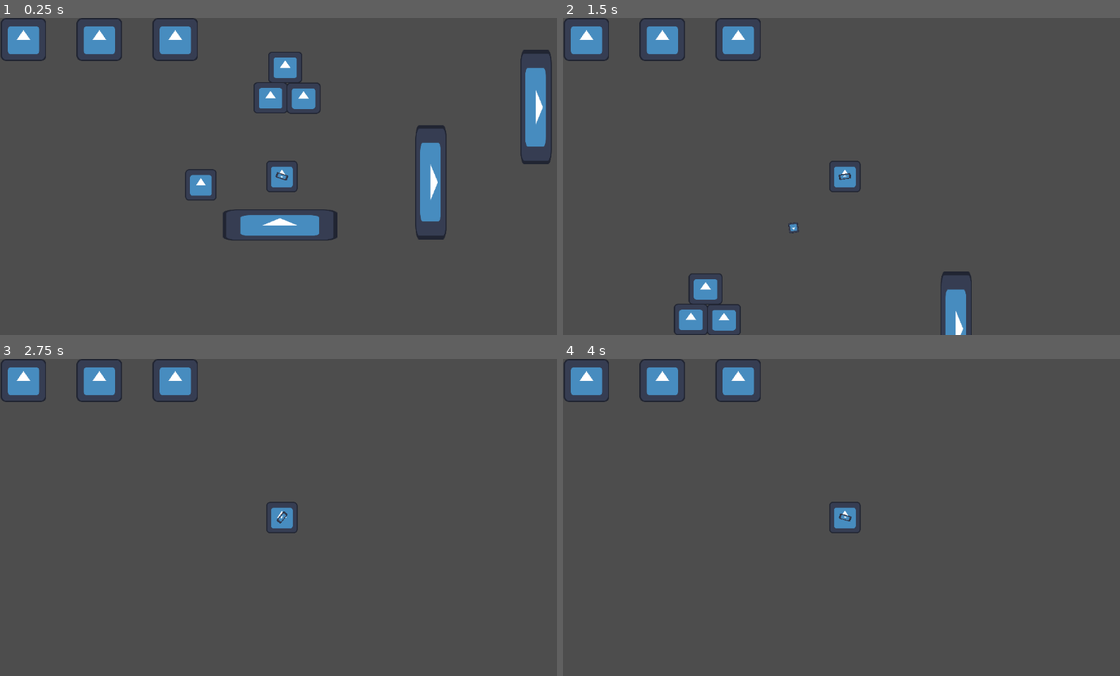
Above: before the commit, frames 1-4 (two rows, left to right).
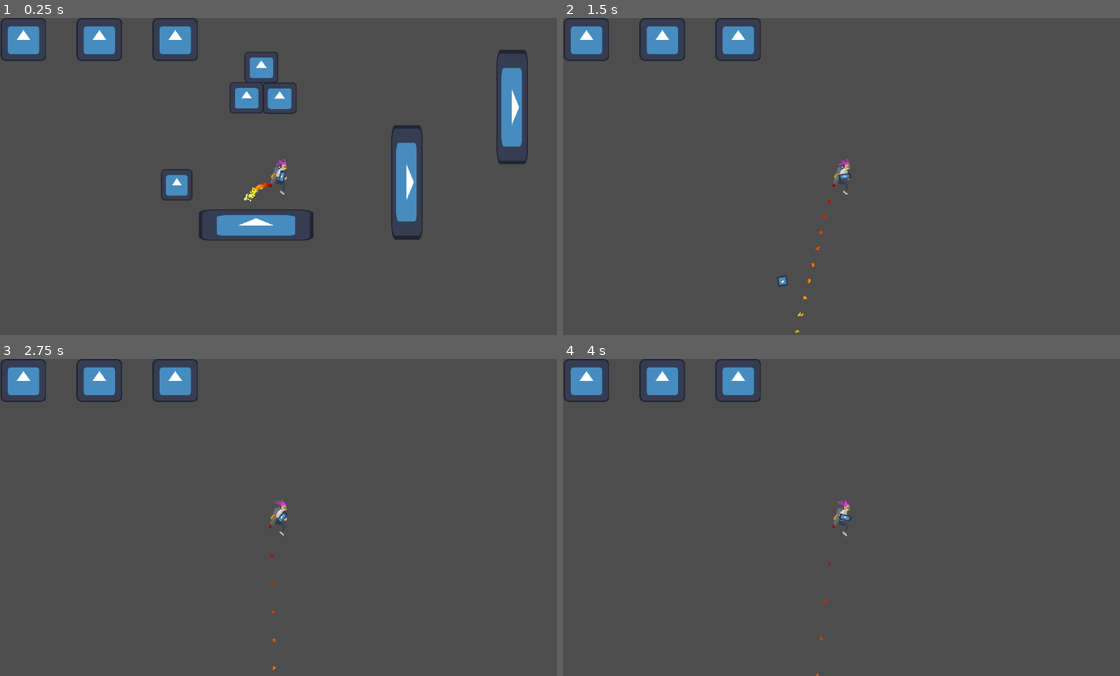
Above: after the commit, the same moments.

Repository: Sn0wy8/Haven
Game: Godot game, scene res://Scenes/main.tscn
The game is run twice, just before and just after one commit, with the same random seed, the same clock (stepped at 60 frames per second) and the same inputs. The engine's default icon, where the game draws it, is replaced by a stand-in: a white triangle on a blue panel in a dark square.
Inputs (mouse positions are in pixels of both pictures, inside the frame that each line leads up to):
- Up to frame 1 (0.25 s): no input
- Up to frame 2 (1.5 s): move the mouse to (969, 160) at 0.52 s; hold W (UP) 0.53-1.28 s; hold D (RIGHT) from 0.53 s (still down); move the mouse to (730, 192) at 1.27 s; click (730, 192) at 1.35 s
- Up to frame 3 (2.75 s): tap W (UP) at 1.52, 1.55, 1.82 s; move the mouse to (339, 447) at 2.02 s; release D (RIGHT) at 2.03 s; hold A (LEFT) from 2.03 s (still down); hold W (UP) from 2.03 s (still down)
- Up to frame 4 (4 s): tap Enter at 2.75 s; move the mouse to (819, 580) at 2.77 s; release A (LEFT) at 2.78 s; release W (UP) at 2.78 s; hold D (RIGHT) from 2.78 s (still down); click (819, 580) at 2.85 s; tap W (UP) at 3.02, 3.05, 3.32 s; tap Space at 3.5 s; move the mouse to (1014, 565) at 3.52 s; hold W (UP) from 3.53 s (still down)

The runs differ from the first frame. In frame 1, 8.1% of the frame differs, in the area x 28-100%, y 10-71%; in frame 2, 2.2%; in frame 3, 0.4%; in frame 4, 0.4%.

Commit message:
asnijjn

Diff:
--- a/haven/Scenes/TEST.tscn
+++ b/haven/Scenes/TEST.tscn
@@ -7,10 +7,8 @@
 load_path = "res://.godot/imported/LIGHT TEXTURE.jpg-f1044c9bb1ba4992bfead18ab7a5bb07.ctex"
 
 [sub_resource type="CompressedTexture2D" id="CompressedTexture2D_7vw07"]
-load_path = "res://.godot/imported/SLIME TEXT.png-827764d77b9e33a803ed0e3dd9bb2779.ctex"
 
 [sub_resource type="CompressedTexture2D" id="CompressedTexture2D_cd2k1"]
-load_path = "res://.godot/imported/slime thingy normal map.png-546f79fa47c505f24269402e78a736d2.ctex"
 
 [sub_resource type="CanvasTexture" id="CanvasTexture_yol0v"]
 diffuse_texture = SubResource("CompressedTexture2D_7vw07")
@@ -26,8 +24,8 @@
 point_count = 3
 
 [sub_resource type="Gradient" id="Gradient_57qmd"]
-offsets = PackedFloat32Array(0.073529415, 0.25, 0.46568626, 0.74509805, 1)
-colors = PackedColorArray(0.5924482, 0, 0, 1, 0.9730572, 0.4504032, 1.347661e-06, 1, 0.954711, 0.954711, 0, 1, 0.12773594, 0.12773594, 0.12773594, 1, 0.12773594, 0.12773594, 0.12773594, 1)
+offsets = PackedFloat32Array(0, 0.17156863, 0.3480392, 0.50980395, 0.64705884, 1)
+colors = PackedColorArray(0.5924482, 0, 0, 1, 0.9730572, 0.4504032, 1.347661e-06, 1, 0.954711, 0.954711, 0, 1, 1, 1, 1, 1, 0, 0, 0, 1, 0, 0, 0, 0)
 
 [sub_resource type="AnimatedTexture" id="AnimatedTexture_d0u6y"]
 frames = 5
@@ -52,6 +50,7 @@
 position = Vector2(-577, 50)
 amount = 150
 texture = ExtResource("1_30rdv")
+lifetime = 1.3
 emission_shape = 1
 emission_sphere_radius = 0.01
 direction = Vector2(-1, 1)
--- a/haven/Scenes/player.tscn
+++ b/haven/Scenes/player.tscn
@@ -1,9 +1,70 @@
 [gd_scene format=3 uid="uid://b4locmxaumksb"]
 
 [ext_resource type="Script" uid="uid://b02i6gu8ut3mp" path="res://Scripts/player.gd" id="1_6t5aa"]
+[ext_resource type="Texture2D" uid="uid://c2vx0e4xsjvis" path="res://Assets/Sprites/Spritesheet.png" id="2_fkybt"]
 [ext_resource type="Texture2D" uid="uid://uelvhslkv8pv" path="res://icon.svg" id="2_vgqql"]
 [ext_resource type="PackedScene" uid="uid://c8815eok78ono" path="res://Scenes/gun.tscn" id="3_fkybt"]
 [ext_resource type="Script" uid="uid://b13hwkbn70rvx" path="res://MyHurtBox.gd" id="4_vgqql"]
+[ext_resource type="Texture2D" uid="uid://d155ogfwnkeo7" path="res://PARTICLE.png" id="6_x3wgy"]
+
+[sub_resource type="AtlasTexture" id="AtlasTexture_x3wgy"]
+atlas = ExtResource("2_fkybt")
+region = Rect2(0, 0, 64, 64)
+
+[sub_resource type="AtlasTexture" id="AtlasTexture_3smsa"]
+atlas = ExtResource("2_fkybt")
+region = Rect2(64, 0, 64, 64)
+
+[sub_resource type="AtlasTexture" id="AtlasTexture_8erm5"]
+atlas = ExtResource("2_fkybt")
+region = Rect2(128, 0, 64, 64)
+
+[sub_resource type="AtlasTexture" id="AtlasTexture_f1ek2"]
+atlas = ExtResource("2_fkybt")
+region = Rect2(192, 0, 64, 64)
+
+[sub_resource type="AtlasTexture" id="AtlasTexture_tx1dd"]
+atlas = ExtResource("2_fkybt")
+region = Rect2(256, 0, 64, 64)
+
+[sub_resource type="AtlasTexture" id="AtlasTexture_gymyn"]
+atlas = ExtResource("2_fkybt")
+region = Rect2(320, 0, 64, 64)
+
+[sub_resource type="SpriteFrames" id="SpriteFrames_yf5fn"]
+animations = [{
+"frames": [{
+"duration": 1.0,
+"texture": SubResource("AtlasTexture_x3wgy")
+}, {
+"duration": 1.0,
+"texture": SubResource("AtlasTexture_3smsa")
+}, {
+"duration": 1.0,
+"texture": SubResource("AtlasTexture_8erm5")
+}, {
+"duration": 1.0,
+"texture": SubResource("AtlasTexture_f1ek2")
+}, {
+"duration": 1.0,
+"texture": SubResource("AtlasTexture_tx1dd")
+}, {
+"duration": 1.0,
+"texture": SubResource("AtlasTexture_gymyn")
+}],
+"loop": 1,
+"name": &"default",
+"speed": 5.0
+}]
+
+[sub_resource type="Curve" id="Curve_3smsa"]
+_limits = [-360.0, 360.0, 0.0, 1.0]
+_data = [Vector2(0, 1), 0.0, 0.0, 0, 0, Vector2(1, 1), 0.0, 0.0, 0, 0]
+point_count = 2
+
+[sub_resource type="Gradient" id="Gradient_f1ek2"]
+offsets = PackedFloat32Array(0, 0.17156863, 0.3480392, 0.5637255, 0.8627451, 1)
+colors = PackedColorArray(0.5924482, 0, 0, 1, 0.9730572, 0.4504032, 1.347661e-06, 1, 0.954711, 0.954711, 0, 1, 1, 1, 1, 1, 0.3384729, 0.3384729, 0.33847287, 1, 1, 1, 1, 0)
 
 [sub_resource type="RectangleShape2D" id="RectangleShape2D_onrkg"]
 size = Vector2(125, 127)
@@ -14,10 +75,32 @@
 [node name="player" type="CharacterBody2D" unique_id=1039232777]
 script = ExtResource("1_6t5aa")
 
-[node name="Sprite2D" type="Sprite2D" parent="." unique_id=287004726]
-texture = ExtResource("2_vgqql")
+[node name="AnimatedSprite2D" type="AnimatedSprite2D" parent="." unique_id=1555473064]
+scale = Vector2(3, 3)
+sprite_frames = SubResource("SpriteFrames_yf5fn")
+frame_progress = 0.5495678
+
+[node name="CPUParticles2D" type="CPUParticles2D" parent="." unique_id=94178950]
+position = Vector2(-47, 34)
+amount = 400
+texture = ExtResource("6_x3wgy")
+lifetime = 0.5
+randomness = 1.0
+emission_shape = 1
+emission_sphere_radius = 5.0
+direction = Vector2(0, 1)
+spread = 10.0
+initial_velocity_min = 350.0
+initial_velocity_max = 400.0
+angular_velocity_curve = SubResource("Curve_3smsa")
+damping_min = 30.0
+damping_max = 100.0
+scale_amount_min = 0.5
+scale_amount_max = 2.0
+color_ramp = SubResource("Gradient_f1ek2")
 
 [node name="CollisionShape2D" type="CollisionShape2D" parent="." unique_id=991910359]
+visible = false
 position = Vector2(-0.5, 0.5)
 shape = SubResource("RectangleShape2D_onrkg")
 
@@ -33,6 +116,7 @@
 metadata/_custom_type_script = "uid://b13hwkbn70rvx"
 
 [node name="CollisionShape2D" type="CollisionShape2D" parent="MyHurtBox" unique_id=650390589]
+visible = false
 shape = SubResource("RectangleShape2D_fkybt")
 
 [node name="health_bar" type="CanvasLayer" parent="." unique_id=1029350546]
--- a/haven/Scripts/player.gd
+++ b/haven/Scripts/player.gd
@@ -5,19 +5,16 @@
 var player_safe = false
 var time_safe : float = 0.5
 var hearts_list : Array [TextureRect]
-@onready
-var animations = $AnimationPlayer
-@onready
-var gun = $GunPivot/Gun
-@onready
-var gun_pivot: Marker2D = $GunPivot
-@export
-var gun_hold_distance: float
+@onready var animation: AnimatedSprite2D = $AnimatedSprite2D
+@onready var gun = $GunPivot/Gun
+@onready var gun_pivot: Marker2D = $GunPivot
+@export var gun_hold_distance: float
+@onready var particle: CPUParticles2D = $CPUParticles2D
 
 const MAX_SPEED = 1000
 const MAX_Y_SPEED = 900
 const SPEED = 600
-const CONST_FORWARD = 10
+const CONST_FORWARD = 400
 const VERT_VELOCITY = -2500
 const FORWARD_DIR = Vector2.RIGHT
 const GRAVITY = 1000
@@ -34,10 +31,13 @@
 func _physics_process(delta: float) -> void:
 	velocity.x = CONST_FORWARD
 	move_and_slide()
-	print(player_velocity)
-	if not is_on_floor() and velocity.y <= MAX_Y_SPEED:
+	print(velocity.y)
+	if not is_on_floor():
+		particle.emitting = true
+		if velocity.y <= MAX_Y_SPEED:
 			velocity.y += GRAVITY * delta
-
+	else:
+		particle.emitting = false
 
 	if Input.is_action_pressed("UP"):
 		velocity.y += VERT_VELOCITY * delta
@@ -62,6 +62,8 @@
 	gun.scale.y = 1 if mouse_direction.x > 0 else -1
 	gun.show_behind_parent = mouse_direction.y < 0
 	gun.look_at(get_global_mouse_position())
+	animation.play("default")
+	print(velocity.y)
 
 func take_damage(delta: float) -> void:
 	if player_safe == false:
Binary file added: haven/Assets/Sprites/Spritesheet.png
Not shown, added: haven/Assets/Sprites/Spritesheet.png.import
Not shown, added: haven/Scenes/main.tscn1600294451.tmp
